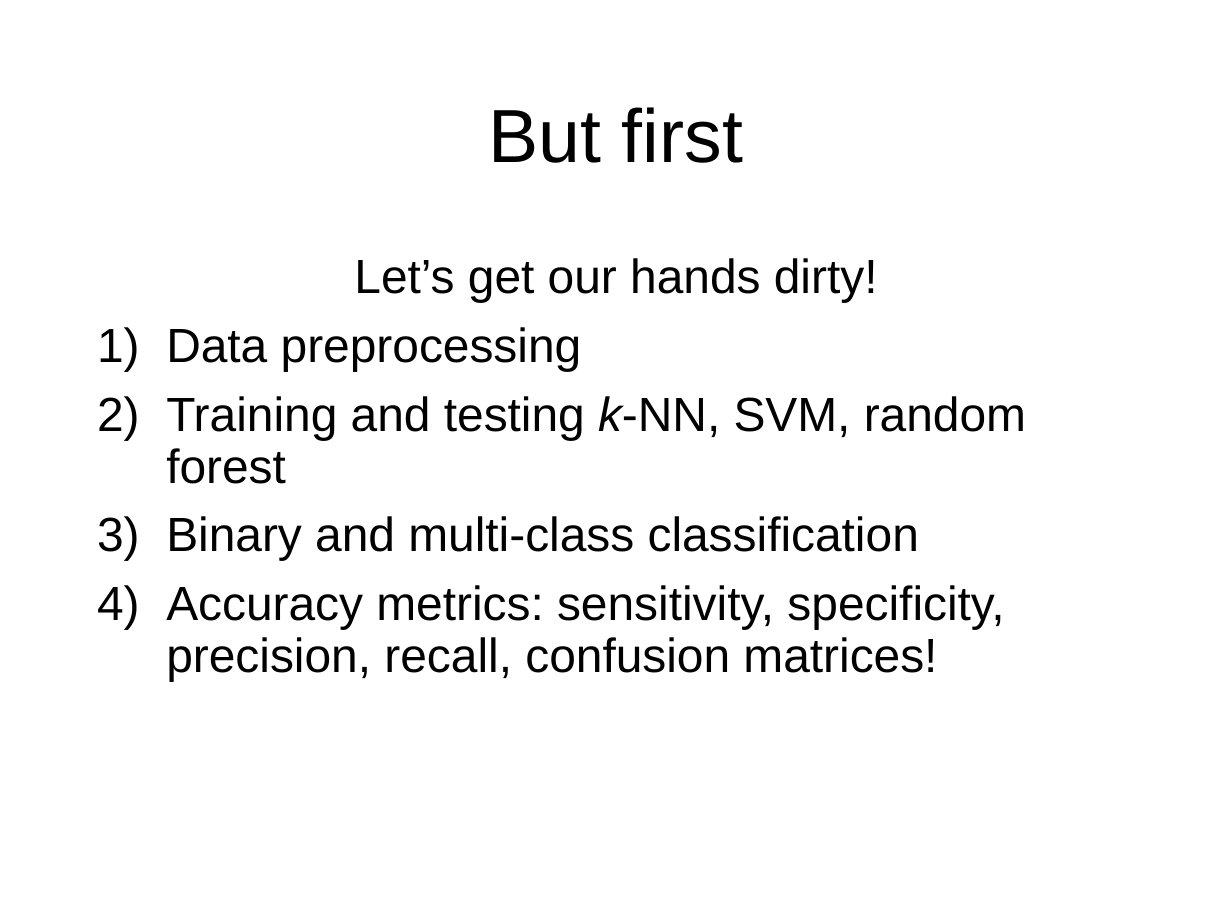
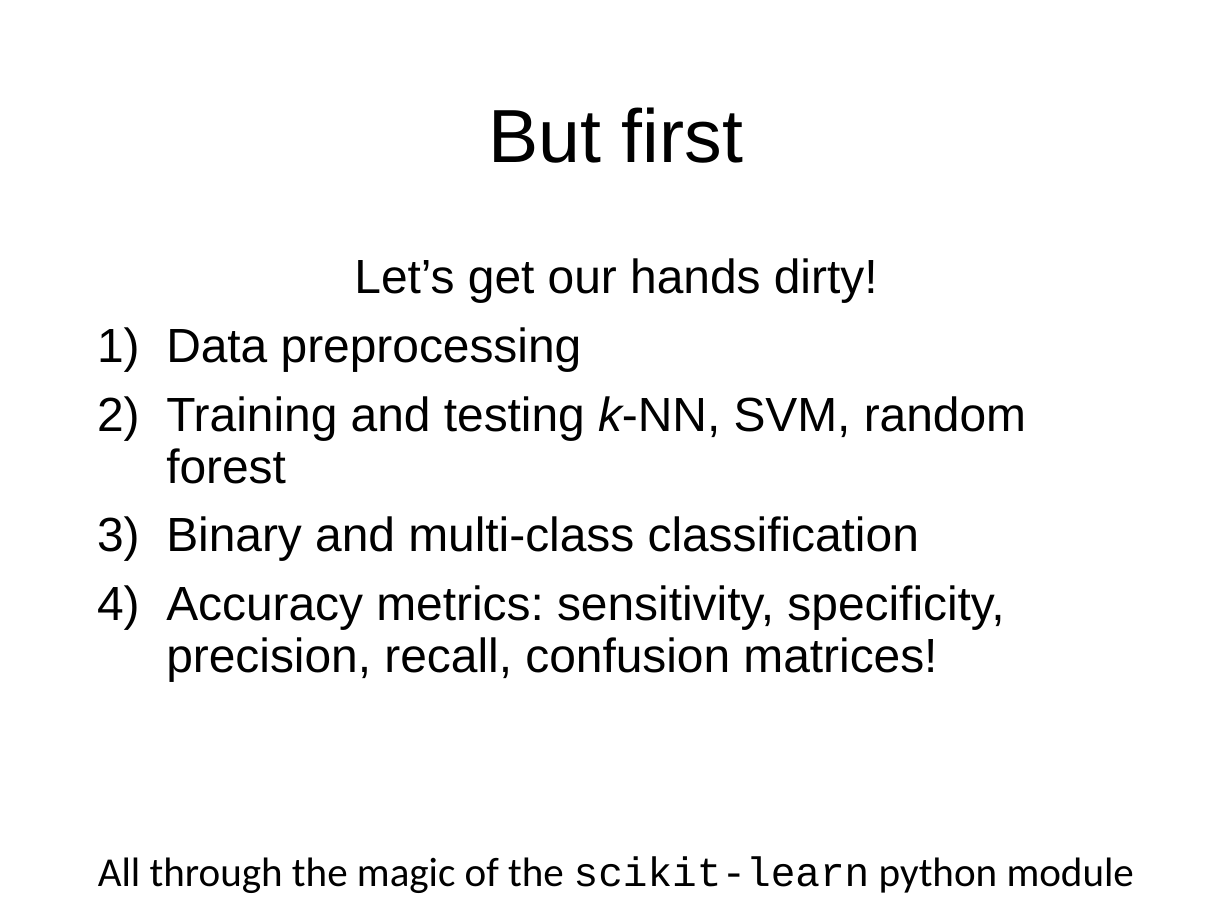
Before and after one commit to ColonnaLab/EMBO_popgen, a slide deck: slide 44 of popgen2021/Dan_Schrider/Schrider_IntroToML.pptx. Drawn at 1232x924 pixels with LibreOffice and Linux fonts; fonts in the diff are those of the drawing. Boxes give left, top, right and bottom in pixels: in the first picture for what was removed or moved away, otherwise in the second. Text is boxed around its words. In the diff, an @@ line names an element or a change of style, - is before the commit and + after.

```diff
--- a/popgen2021/Dan_Schrider/Schrider_IntroToML.pptx
+++ b/popgen2021/Dan_Schrider/Schrider_IntroToML.pptx
@@ text added at <box>98,856,1134,893</box>, 24 pt, text #000000 @@
+All through the magic of the scikit-learn python module
```
Also in this commit, not shown: 2 other files.
